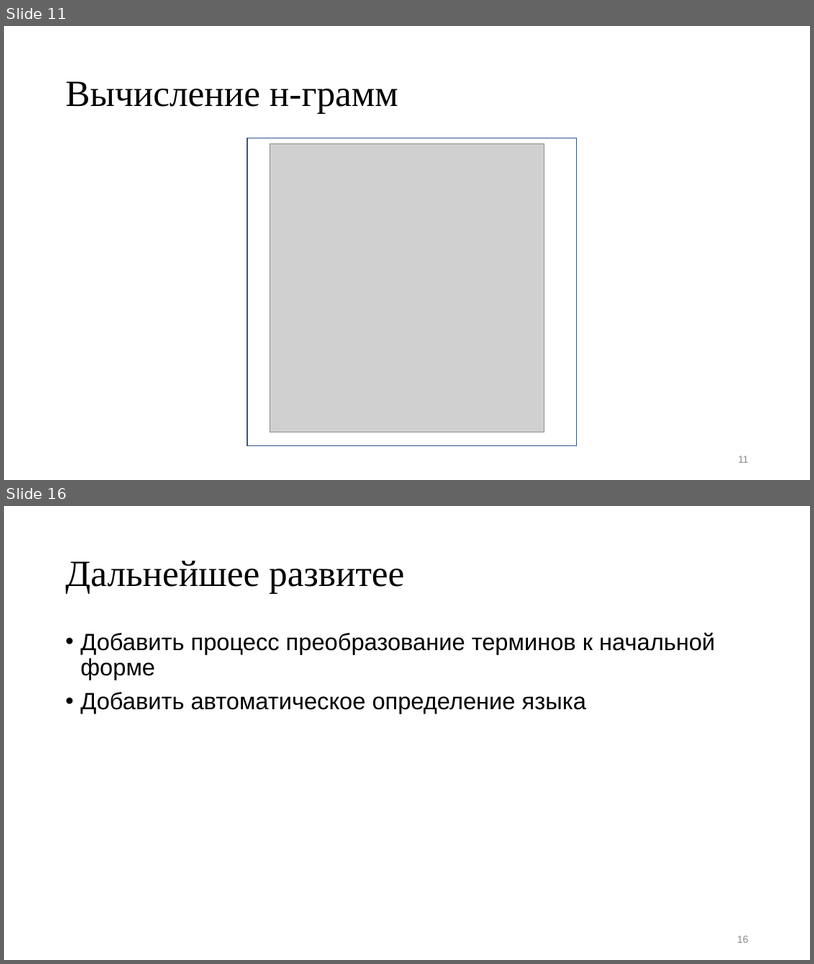
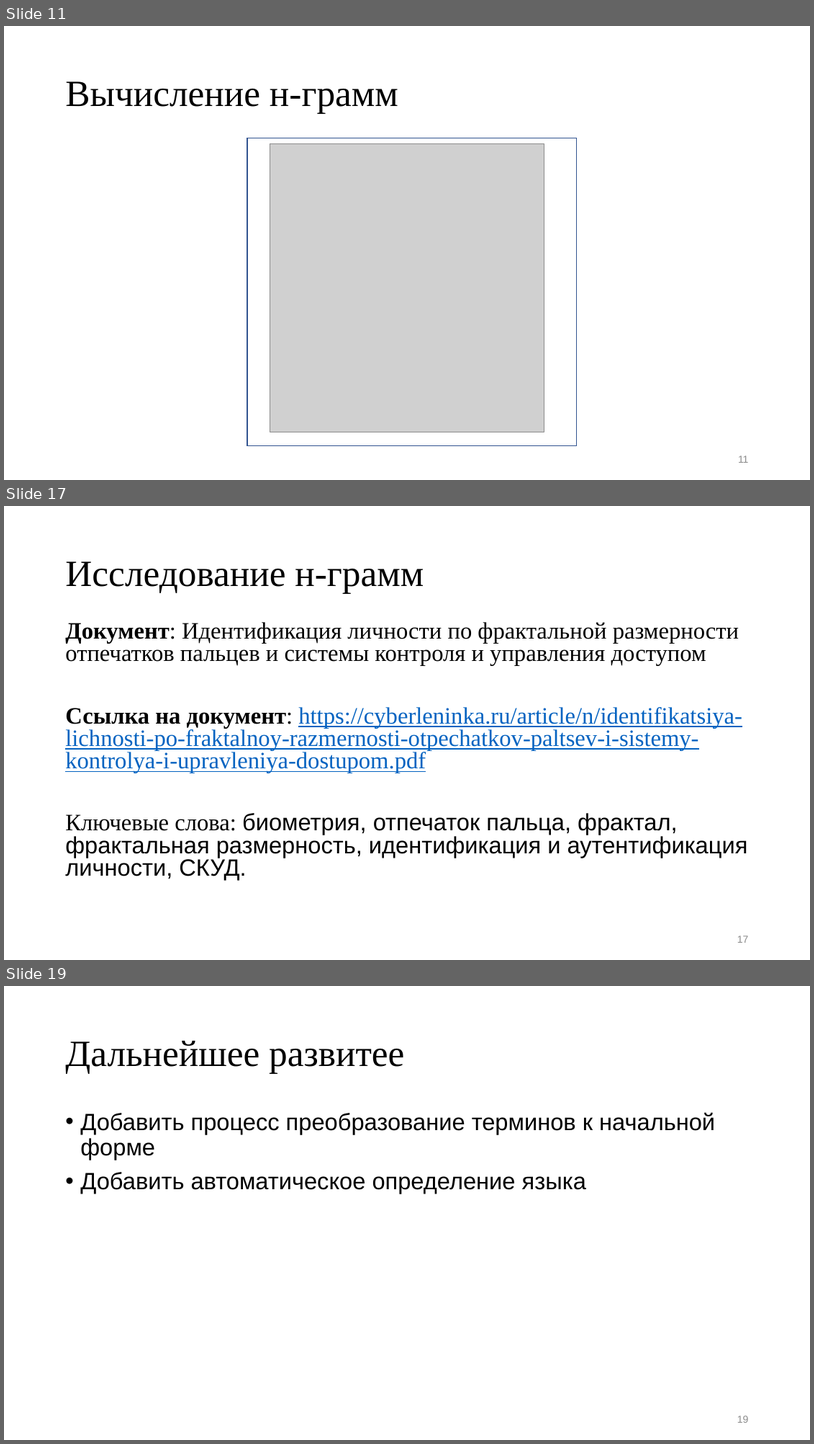
Before and after one commit to BroBezzubik/Diplome2021, a slide deck: Защита/Презентация1.pptx. Shown one above the other, each under a label of ours: slides 11 and 16 before the commit, slides 11, 17 and 19 after it; the slides between them are not shown. The pictures are 814x964 and 814x1444 pixels, drawn with LibreOffice and Linux fonts; fonts in the diff are those of the drawing; grey boxes stand for pictures. Boxes give left, top, right and bottom in pixels: in the first picture for what was removed or moved away, otherwise in the second. Text is boxed around its words. In the diff, an @@ line names an element or a change of style, - is before the commit and + after.

```diff
--- a/Защита/Презентация1.pptx
+++ b/Защита/Презентация1.pptx
@@ slide 17 added at <box>4,506,810,960</box>, background #FFFFFF @@
@@ title added at <box>65,561,424,593</box>, 44 pt, text #000000 @@
+Исследование н-грамм
@@ text added at <box>65,622,748,880</box>, 28 pt, text #000000 @@
+Документ: Идентификация личности по фрактальной размерности отпечатков пальцев и системы контроля и управления доступом
+Ссылка на документ: https://cyberleninka.ru/article/n/identifikatsiya-lichnosti-po-fraktalnoy-razmernosti-otpechatkov-paltsev-i-sistemy-kontrolya-i-upravleniya-dostupom.pdf
+Ключевые слова: биометрия, отпечаток пальца, фрактал, фрактальная размерность, идентификация и аутентификация личности, СКУД.
@@ page number added at <box>738,935,749,942</box>, 12 pt, text #8C8C8C @@
+17
@@ what was slide 16 is now slide 19 @@
```
Also in this commit, not shown: 8 slides changed, 4 other slides added, 2 slides removed, 12 other files.
